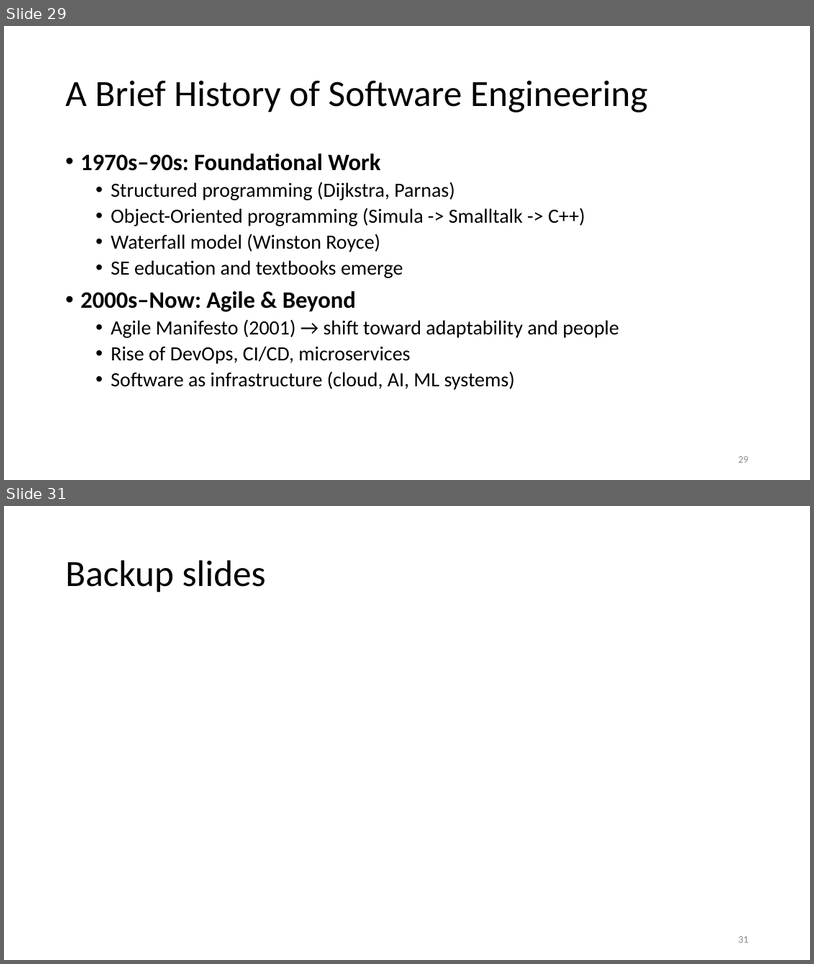
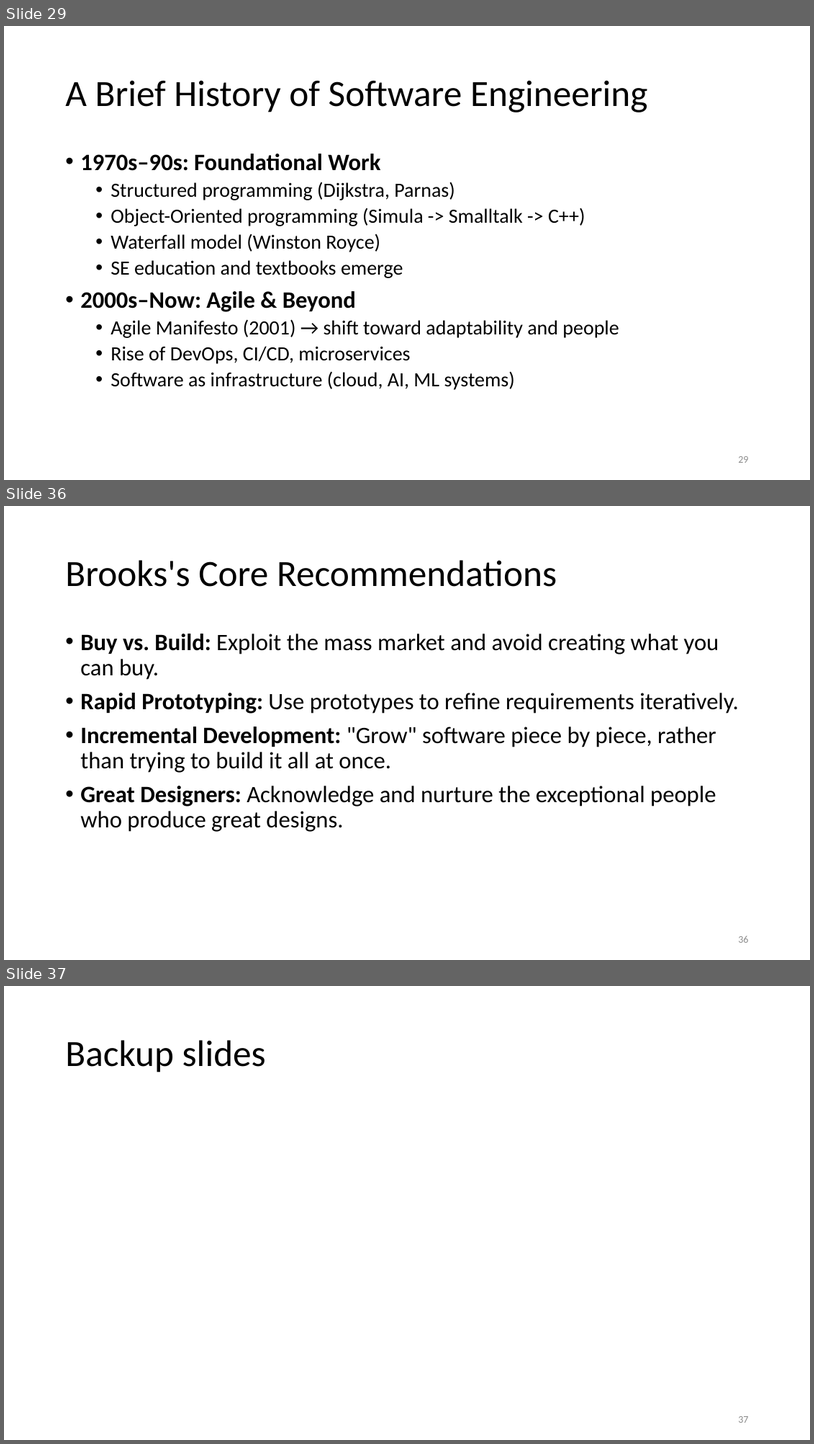
Before and after one commit to tongzhou80/cs6100, a slide deck: slides/Lecture1.pptx. Shown one above the other, each under a label of ours: slides 29 and 31 before the commit, slides 29, 36 and 37 after it; the slides between them are not shown. The pictures are 814x964 and 814x1444 pixels, drawn with LibreOffice and Linux fonts; fonts in the diff are those of the drawing; background and template pictures are left out. Boxes give left, top, right and bottom in pixels: in the first picture for what was removed or moved away, otherwise in the second. Text is boxed around its words. In the diff, an @@ line names an element or a change of style, - is before the commit and + after.

```diff
--- a/slides/Lecture1.pptx
+++ b/slides/Lecture1.pptx
@@ slide 36 added at (4,506,810,960), background #FFFFFF @@
@@ title added at (65,560,557,587), 44 pt, text #000000 @@
+Brooks's Core Recommendations
@@ text added at (80,633,739,831), 28 pt, text #000000 @@
+• Buy vs. Build: Exploit the mass market and avoid creating what you can buy.
+• Rapid Prototyping: Use prototypes to refine requirements iteratively.
+• Incremental Development: "Grow" software piece by piece, rather than trying to build it all at once.
+• Great Designers: Acknowledge and nurture the exceptional people who produce great designs.
@@ page number added at (738,936,748,942), 12 pt, text #8C8C8C @@
+36
@@ what was slide 31 is now slide 37 @@
@@ page number at (738,1416,748,1422): text changed @@
-31
+37
```
Also in this commit, not shown: 2 slides changed, 5 other slides added.
